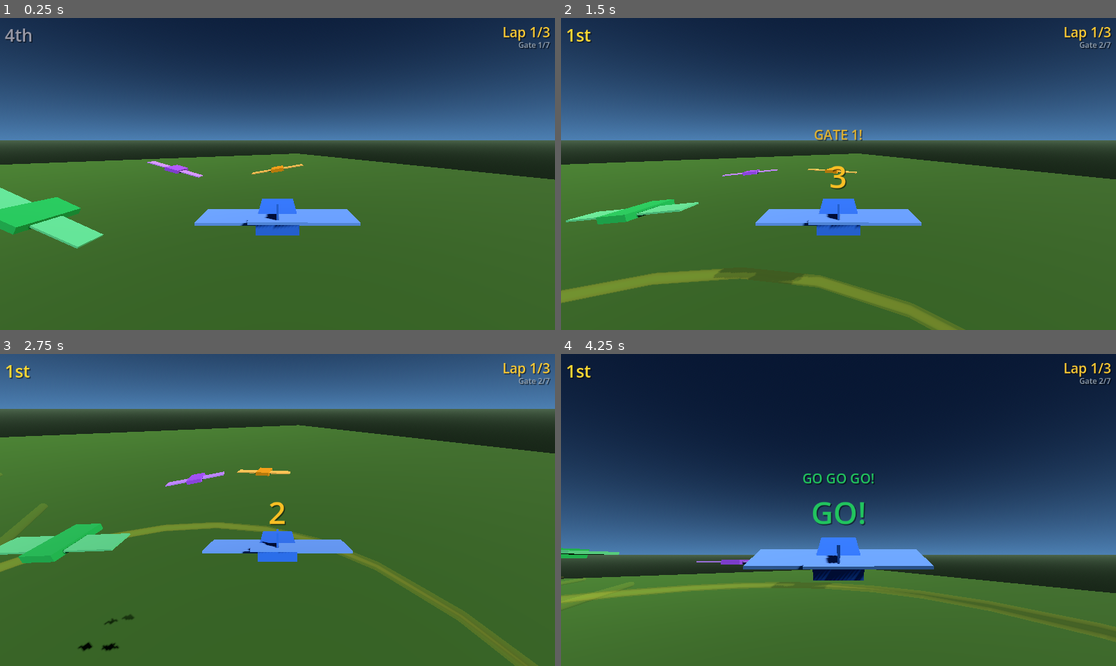
Above: before the commit, frames 1-4 (two rows, left to right).
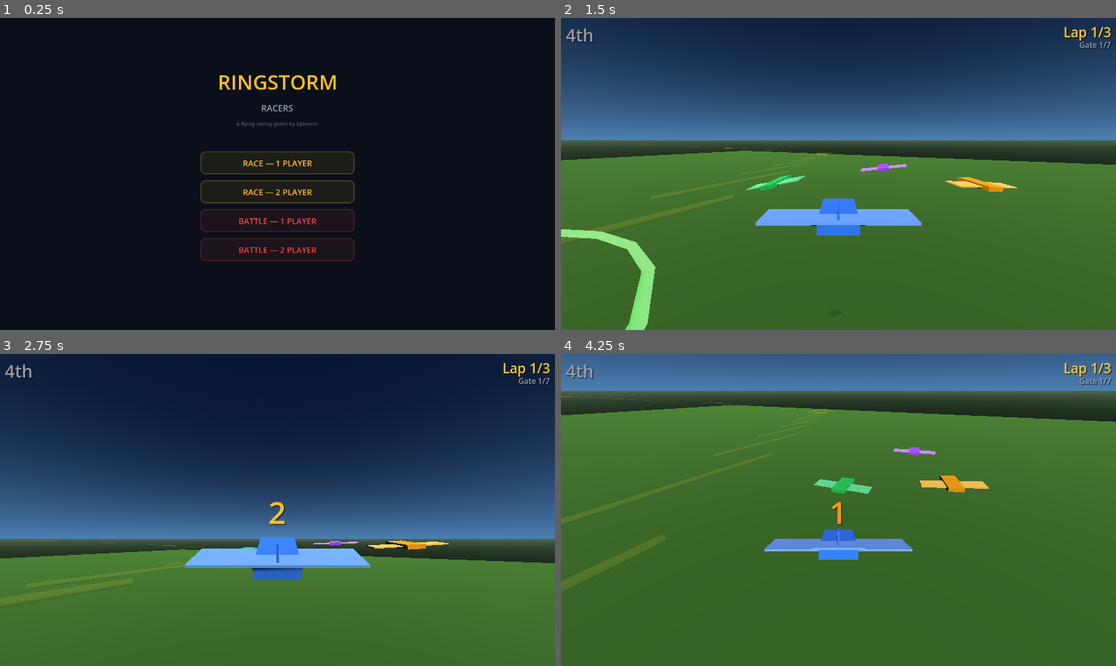
Above: after the commit, the same moments.

Repository: withdoron/ephraim-games
Game: Godot game, scene res://node_3d.tscn
Two runs of this game, one before a commit and one after it. Both use one fixed random seed, a clock stepped at 60 frames per second and the inputs below.
Inputs (mouse positions are in pixels of both pictures, inside the frame that each line leads up to):
- Up to frame 1 (0.25 s): no input
- Up to frame 2 (1.5 s): click (838, 161) at 0.5 s, where only the run after the commit has a clickable "RACE — 1 PLAYER"; move the mouse to (960, 158) at 1.27 s; hold Right (ui_right) from 1.28 s (still down); hold Shift from 1.28 s (still down); click (960, 158) at 1.42 s
- Up to frame 3 (2.75 s): tap Space at 1.52, 2.27 s; move the mouse to (166, 525) at 2.02 s; release Right (ui_right) at 2.03 s; release Shift at 2.03 s; hold S from 2.03 s (still down); tap Shift at 2.1 s
- Up to frame 4 (4.25 s): move the mouse to (894, 441) at 2.77 s; release S at 2.78 s; hold Right (ui_right) 2.78-3.53 s; hold Shift 2.78-3.53 s; move the mouse to (810, 572) at 3.52 s; hold W from 3.53 s (still down); tap Shift at 3.6 s; click (810, 572) at 3.67 s; tap Space at 3.77 s

The runs differ from the first frame. In frame 1, 99% of the frame differs, in the area x 0-100%, y 0-100%; in frame 2, 7.9%; in frame 3, 69%; in frame 4, 74%.

Commit message:
RINGSTORM-GODOT: fix forward flight direction, add basic menu
Flight direction fix: negate Z component of velocity vector to match
Godot's -Z forward convention. Negate yaw/pitch/roll in visual rotation.
Browser uses atan2(dx,dz) with +Z forward; Godot needs -Z forward.
Applied to both player_plane.gd and npc_plane.gd movement and rotation.
Fixed NPC draft-seeking offset (behind = -basis.z, not +basis.z).

Main menu (menu_ui.gd): Dark background with centered layout showing
RINGSTORM RACERS title, credit line, and 4 mode buttons. Race 1P
starts the game; other modes show Coming soon. Styled buttons with
hover/pressed states matching browser game colors.

Main setup refactored: shows menu first, creates game only when mode
is selected. Environment, course, racers, HUD created in _create_game()
instead of immediately in _ready().

Co-Authored-By: Claude Opus 4.6 (1M context) <noreply@anthropic.com>

Diff:
--- a/ringstorm/new-game-project/scripts/main_setup.gd
+++ b/ringstorm/new-game-project/scripts/main_setup.gd
@@ -7,8 +7,22 @@
 var race_mgr: Node
 var hud_node: CanvasLayer
 var course: Node3D
+var menu: CanvasLayer
+var game_nodes: Array = []  # Track nodes to clean up on restart
 
 func _ready():
+	# Show menu first — game starts when player clicks a mode
+	menu = CanvasLayer.new()
+	menu.name = "Menu"
+	menu.set_script(load("res://scripts/menu_ui.gd"))
+	add_child(menu)
+	menu.start_race.connect(_on_start_race)
+
+func _on_start_race(num_players: int):
+	menu.hide_menu()
+	_create_game(num_players)
+
+func _create_game(num_players: int):
 	_create_environment()
 	_create_course()
 	_create_hud()
@@ -194,12 +208,12 @@
 		var oz = -row * 12.0 - 20.0
 		var pos = start + perp * ox + dir * oz + Vector3.UP * 3.0
 		r.global_position = pos
-		# Face toward first gate
+		# Face toward first gate — yaw_angle uses browser convention (atan2(dx,dz))
+		# Visual rotation is negated in the racer scripts
 		var face_yaw = atan2(dir.x, dir.z)
-		if r is CharacterBody3D:
-			if r.has_method("on_race_start"):
-				r.yaw_angle = face_yaw
-			r.rotation.y = face_yaw
+		if r.has_method("set") and "yaw_angle" in r:
+			r.yaw_angle = face_yaw
+		r.rotation.y = -face_yaw  # Negate for Godot visual
 
 	# Wire references
 	player_plane.race_course = course
--- /dev/null
+++ b/ringstorm/new-game-project/scripts/menu_ui.gd
@@ -0,0 +1,92 @@
+extends CanvasLayer
+# Main menu — ported from Ringstorm.jsx menu screens
+
+signal start_race(num_players: int)
+signal start_battle(num_players: int)
+
+var container: VBoxContainer
+
+func _ready():
+	# Dark background
+	var bg = ColorRect.new()
+	bg.color = Color(0.04, 0.06, 0.1, 1.0)
+	bg.set_anchors_preset(Control.PRESET_FULL_RECT)
+	add_child(bg)
+
+	# Center container
+	container = VBoxContainer.new()
+	container.set_anchors_preset(Control.PRESET_CENTER)
+	container.offset_left = -160
+	container.offset_right = 160
+	container.offset_top = -220
+	container.offset_bottom = 220
+	container.add_theme_constant_override("separation", 12)
+	add_child(container)
+
+	# Title
+	var title = Label.new()
+	title.text = "RINGSTORM"
+	title.add_theme_font_size_override("font_size", 42)
+	title.add_theme_color_override("font_color", Color(1.0, 0.75, 0.15))
+	title.horizontal_alignment = HORIZONTAL_ALIGNMENT_CENTER
+	container.add_child(title)
+
+	# Subtitle
+	var sub = Label.new()
+	sub.text = "RACERS"
+	sub.add_theme_font_size_override("font_size", 18)
+	sub.add_theme_color_override("font_color", Color(0.58, 0.64, 0.72))
+	sub.horizontal_alignment = HORIZONTAL_ALIGNMENT_CENTER
+	container.add_child(sub)
+
+	# Credit
+	var credit = Label.new()
+	credit.text = "A flying racing game by Ephraim"
+	credit.add_theme_font_size_override("font_size", 11)
+	credit.add_theme_color_override("font_color", Color(0.3, 0.35, 0.42))
+	credit.horizontal_alignment = HORIZONTAL_ALIGNMENT_CENTER
+	container.add_child(credit)
+
+	# Spacer
+	var spacer = Control.new()
+	spacer.custom_minimum_size = Vector2(0, 25)
+	container.add_child(spacer)
+
+	# Buttons
+	_add_button("RACE — 1 PLAYER", Color(1.0, 0.75, 0.15), func(): start_race.emit(1))
+	_add_button("RACE — 2 PLAYER", Color(1.0, 0.75, 0.15), func(): _coming_soon())
+	_add_button("BATTLE — 1 PLAYER", Color(0.94, 0.27, 0.27), func(): _coming_soon())
+	_add_button("BATTLE — 2 PLAYER", Color(0.94, 0.27, 0.27), func(): _coming_soon())
+
+func _add_button(text: String, color: Color, callback: Callable):
+	var btn = Button.new()
+	btn.text = text
+	btn.custom_minimum_size = Vector2(320, 48)
+	btn.add_theme_font_size_override("font_size", 17)
+	btn.add_theme_color_override("font_color", color)
+	# Style the button background
+	var style = StyleBoxFlat.new()
+	style.bg_color = Color(color.r, color.g, color.b, 0.08)
+	style.border_color = Color(color.r, color.g, color.b, 0.3)
+	style.set_border_width_all(2)
+	style.set_corner_radius_all(10)
+	btn.add_theme_stylebox_override("normal", style)
+	var hover = style.duplicate()
+	hover.bg_color = Color(color.r, color.g, color.b, 0.15)
+	hover.border_color = Color(color.r, color.g, color.b, 0.6)
+	btn.add_theme_stylebox_override("hover", hover)
+	var pressed = style.duplicate()
+	pressed.bg_color = Color(color.r, color.g, color.b, 0.25)
+	btn.add_theme_stylebox_override("pressed", pressed)
+	btn.pressed.connect(callback)
+	container.add_child(btn)
+
+func _coming_soon():
+	# TODO: implement 2P and battle modes
+	print("Coming soon!")
+
+func hide_menu():
+	visible = false
+
+func show_menu():
+	visible = true
--- a/ringstorm/new-game-project/scripts/npc_plane.gd
+++ b/ringstorm/new-game-project/scripts/npc_plane.gd
@@ -128,7 +128,7 @@
 				var o_progress = other.current_lap * Settings.num_gates + other.current_gate
 				var my_progress = current_lap * Settings.num_gates + current_gate
 				if o_progress >= my_progress:
-					var beh = other.global_position + other.transform.basis.z * 10.0
+					var beh = other.global_position - other.transform.basis.z * 10.0
 					tx = tx * 0.7 + beh.x * 0.3
 					tz = tz * 0.7 + beh.z * 0.3
 					break
@@ -174,15 +174,16 @@
 	current_speed += (ts - current_speed) / 40.0
 
 	# Move — ported from moveRacer() lines 911-915
+	# Negate Z for Godot's -Z forward convention
 	var cp = cos(pitch_angle)
-	var sp = sin(pitch_angle)
+	var sp2 = sin(pitch_angle)
 	var cy = cos(yaw_angle)
 	var sy = sin(yaw_angle)
-	velocity = Vector3(sy * cp, sp, cy * cp) * current_speed
+	velocity = Vector3(sy * cp, sp2, -cy * cp) * current_speed
 	move_and_slide()
 
-	# Apply visual rotation
-	rotation = Vector3(pitch_angle, yaw_angle, roll_value)
+	# Apply visual rotation — negate for Godot convention
+	rotation = Vector3(-pitch_angle, -yaw_angle, -roll_value)
 
 	# NPC weapon use — ported from lines 995-997
 	if weapon != "" and randf() < 0.01:
--- a/ringstorm/new-game-project/scripts/player_plane.gd
+++ b/ringstorm/new-game-project/scripts/player_plane.gd
@@ -182,15 +182,17 @@
 			trick_timer = 60
 
 	# --- MOVE --- ported from moveRacer() lines 911-915
+	# Browser: x += sy*cp*sp, z += cy*cp*sp, y += sp2*sp
+	# In Godot -Z is forward, so negate Z to match visual direction
 	var cp = cos(pitch_angle)
-	var sp = sin(pitch_angle)
+	var sp2 = sin(pitch_angle)
 	var cy = cos(yaw_angle)
 	var sy = sin(yaw_angle)
-	velocity = Vector3(sy * cp, sp, cy * cp) * current_speed
+	velocity = Vector3(sy * cp, sp2, -cy * cp) * current_speed
 	move_and_slide()
 
-	# Apply visual rotation (yaw + pitch + roll + trick roll)
-	rotation = Vector3(pitch_angle, yaw_angle, roll_value + trick_roll)
+	# Apply visual rotation — negate yaw for Godot convention (-Z forward)
+	rotation = Vector3(-pitch_angle, -yaw_angle, -(roll_value + trick_roll))
 
 	# --- FIRE WEAPON --- ported from lines 1057-1086
 	if fire_cooldown > 0:
Not shown, added: ringstorm/new-game-project/scripts/npc_plane.gd.uid
Not shown, added: ringstorm/new-game-project/scripts/race_manager.gd.uid
Not shown, added: ringstorm/new-game-project/scripts/settings.gd.uid
